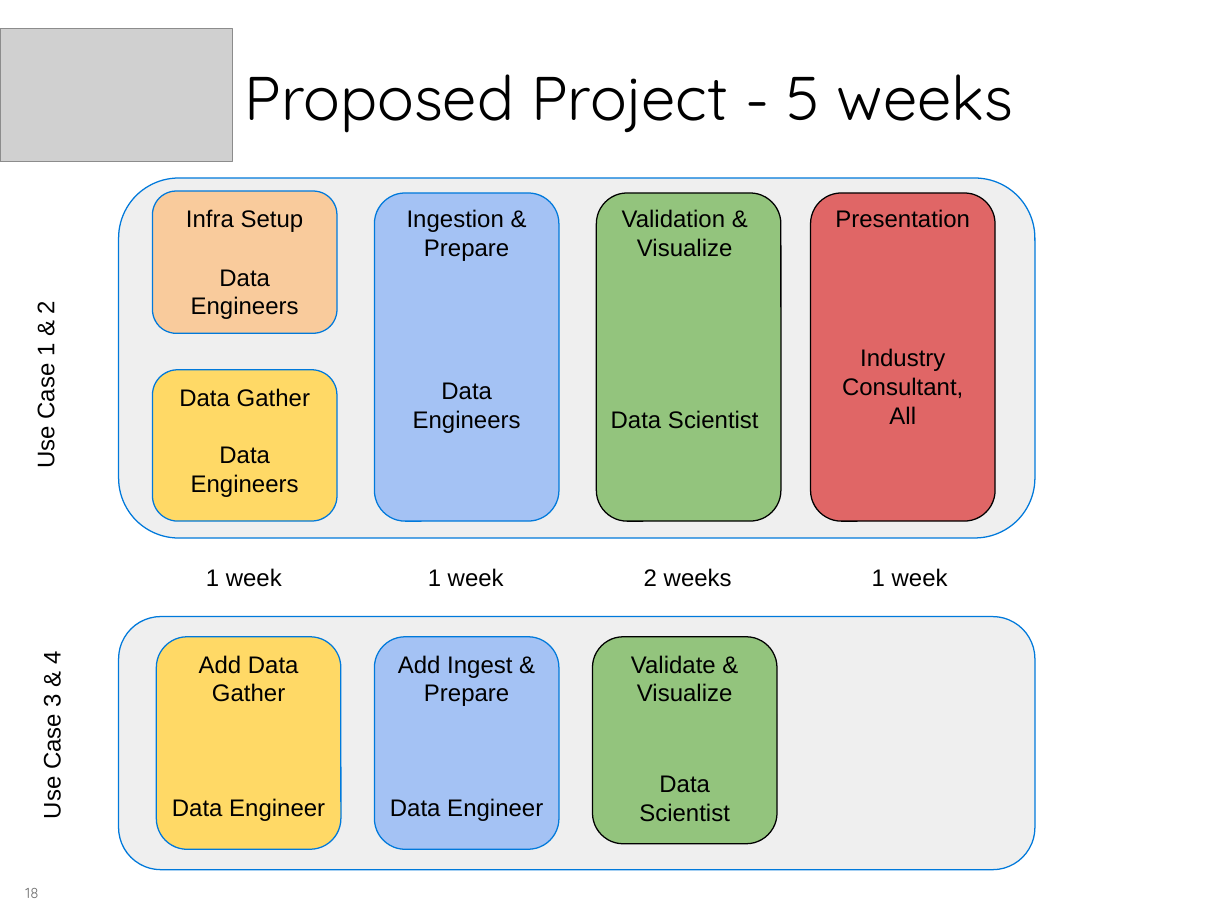
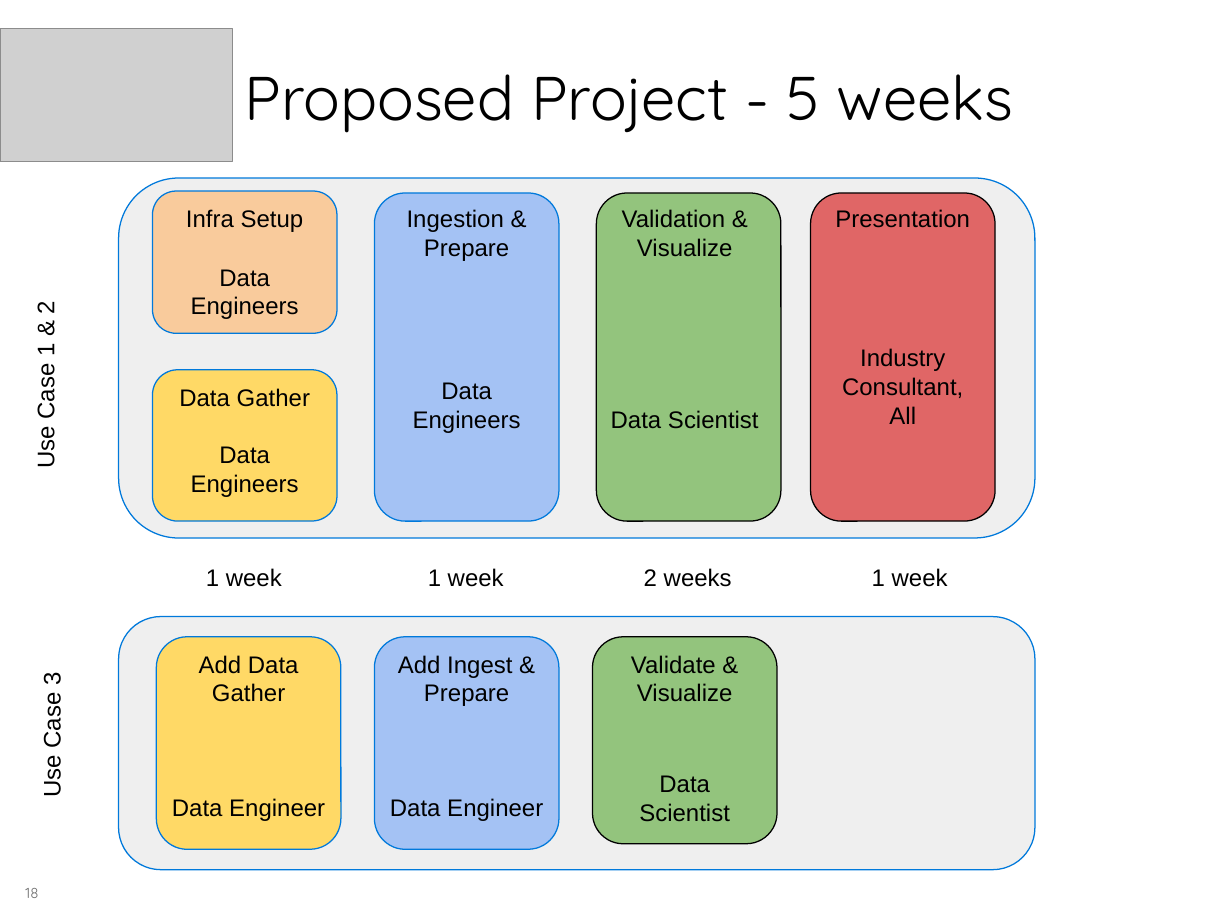
Before and after one commit to georgios-tsolakis-td/Bootcamp_Mar17_London, a slide deck: slide 18 of Team Sunshine/Team Sunshine Roadmap.pptx. Drawn at 1232x924 pixels with LibreOffice and Linux fonts; fonts in the diff are those of the drawing; grey boxes stand for pictures; background and template pictures are left out. Boxes give left, top, right and bottom in pixels: in the first picture for what was removed or moved away, otherwise in the second. Text is boxed around its words. In the diff, an @@ line names an element or a change of style, - is before the commit and + after.

```diff
--- a/Team Sunshine/Team Sunshine Roadmap.pptx
+++ b/Team Sunshine/Team Sunshine Roadmap.pptx
@@ text at bbox=[39, 673, 66, 795]: text changed @@
-Use Case 3 & 4
+Use Case 3
```
Also in this commit, not shown: 7 other slides changed.
